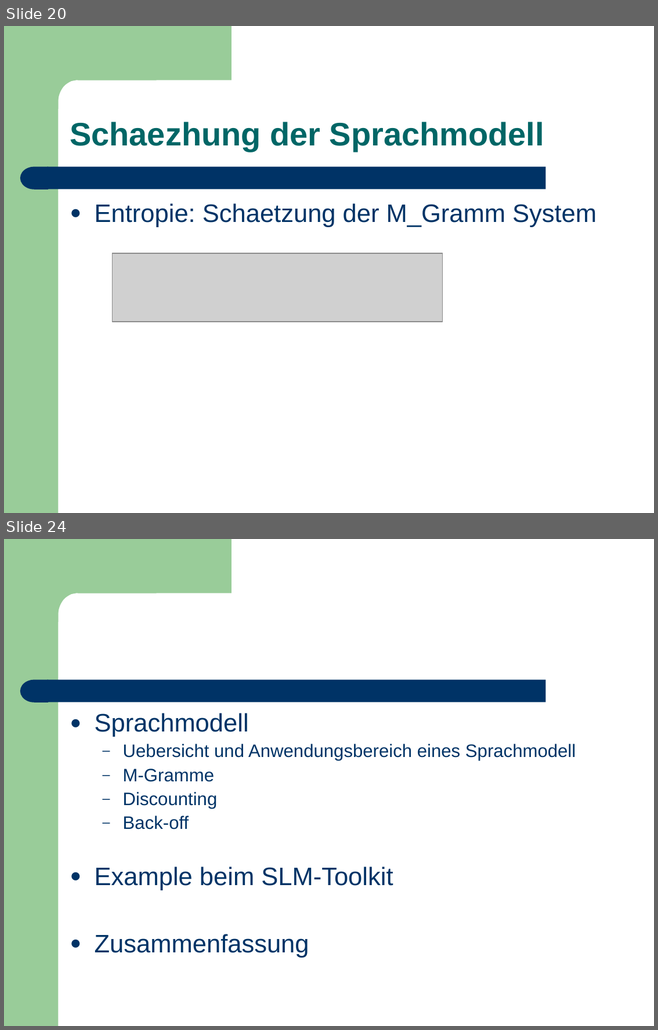
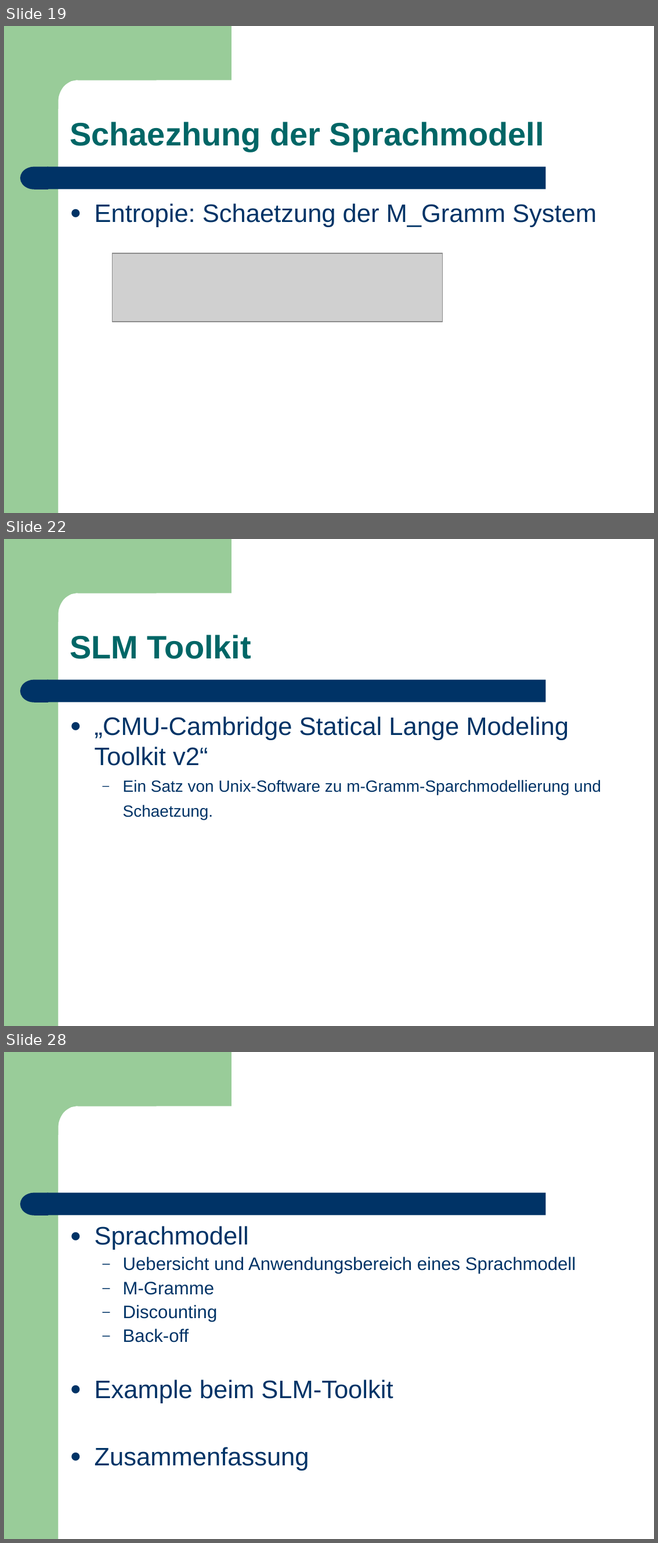
Before and after one commit to leonard117/arbeittet, a slide deck: ARS/doc/Training_Sprachmodell.ppt. Shown one above the other, each under a label of ours: slides 20 and 24 before the commit, slides 19, 22 and 28 after it; the slides between them are not shown. The pictures are 658x1030 and 658x1543 pixels, drawn with LibreOffice and Linux fonts; fonts in the diff are those of the drawing; grey boxes stand for pictures. Boxes give left, top, right and bottom in pixels: in the first picture for what was removed or moved away, otherwise in the second. Text is boxed around its words. In the diff, an @@ line names an element or a change of style, - is before the commit and + after.

```diff
--- a/ARS/doc/Training_Sprachmodell.ppt
+++ b/ARS/doc/Training_Sprachmodell.ppt
@@ slide 22 added at box(4, 539, 654, 1026), background #FFFFFF; not listed: 4 template elements that a slide beside it also shows @@
@@ text added at box(70, 635, 251, 659), 36 pt, text #006666, bold @@
+SLM Toolkit
@@ text added at box(94, 716, 601, 820), 18 pt, text #003366 @@
+● „CMU-Cambridge Statical Lange Modeling Toolkit v2“
+  – Ein Satz von Unix-Software zu m-Gramm-Sparchmodellierung und Schaetzung.
@@ what was slide 20 is now slide 19 @@
@@ what was slide 24 is now slide 28 @@
```
Also in this commit, not shown: 2 slides changed, 4 other slides added, 1 slide removed.
